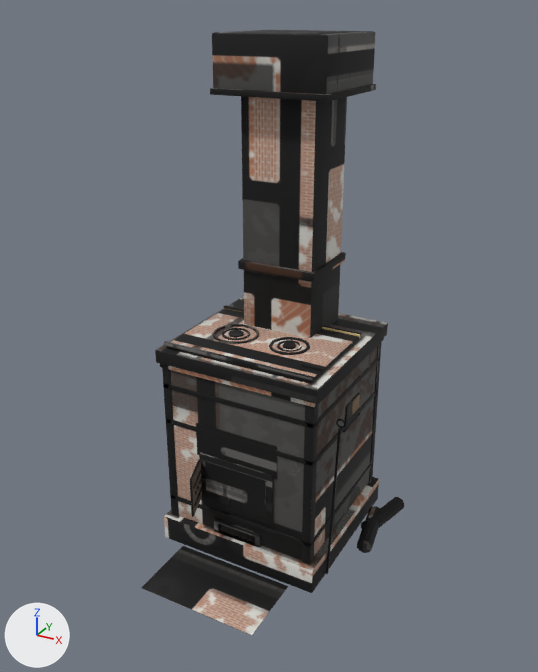
Renders of the glTF model assets/models/kedr/stove_brick.glb from each side of a commit.
One viewpoint serves both versions: a 50 mm camera at (1.8, -3.36, 2.9) aimed at (0.09, -0.25, 1.35). The lights are fixed; the arrows at lower left show +X, +Y and +Z. The first picture is the older version. Vertices at exactly the same position are counted once.

Objects in the first picture: 'stove_brick'.
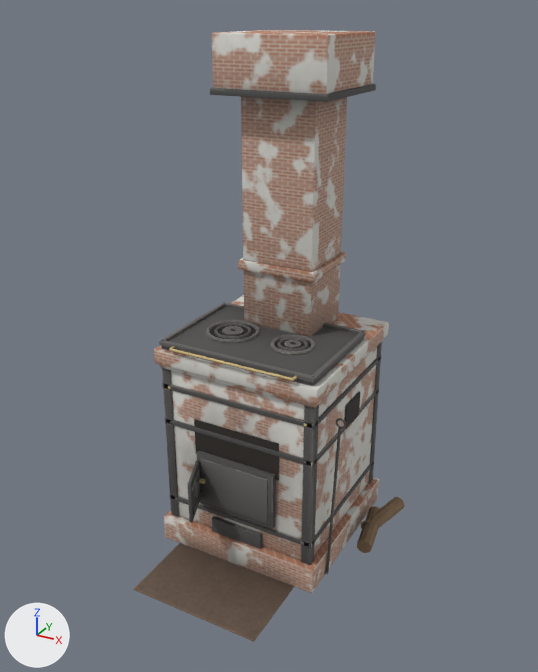
Pixel boxes (x1, y1, x2, y2) of what changed, in the pictures (538 x 672 px; the box of a moved part takes in the faces that stretch with it):
'stove_brick', reshaped
    before: (141, 30, 404, 635)
    after: (133, 30, 404, 642)
part 1 of me_cube, moved or reshaped
    before: (167, 309, 359, 384)
    after: (161, 306, 364, 386)
part 2 of me_cube, moved or reshaped
    before: (164, 341, 314, 381)
    after: (159, 340, 315, 383)
part 3 of me_cube, moved or reshaped
    before: (223, 305, 362, 337)
    after: (224, 302, 366, 334)
part 4 of me_cube, added
    after: (161, 303, 225, 341)
part 5 of me_cube, added
    after: (311, 331, 365, 382)
part 6 of me_cube, moved or reshaped
    before: (199, 453, 274, 525)
    after: (197, 451, 275, 529)
part 7 of me_cube, moved or reshaped
    before: (214, 518, 261, 548)
    after: (201, 459, 268, 523)
part 8 of me_cube, added
    after: (193, 490, 202, 514)
part 9 of me_cube, added
    after: (192, 467, 201, 491)
part 10 of me_cube, added
    after: (194, 482, 199, 498)
part 11 of me_cube, moved or reshaped
    before: (196, 423, 277, 480)
    after: (194, 419, 279, 480)
part 12 of me_cube, added
    after: (212, 517, 262, 549)
part 13 of me_cube, added (brown)
    after: (133, 543, 294, 642)
part 14 of me_cube, added
    after: (169, 346, 292, 380)
part 15 of me_cube, deleted
    before: (141, 546, 288, 635)
part 16 of me_cube, deleted
    before: (228, 330, 244, 338)
part 17 of me_cube, deleted
    before: (301, 363, 324, 371)
part 18 of me_cube, moved or reshaped
    before: (155, 296, 388, 564)
    after: (154, 295, 389, 565)
part 19 of me_cube, moved or reshaped (not visible before)
    after: (210, 84, 376, 102)
part 20 of me_cube, surface changed (lighter)
    both: (160, 30, 404, 593)

The change, as a diff of the scene's bpy script:
```diff
--- a/assets/models/kedr/stove_brick.glb.py
+++ b/assets/models/kedr/stove_brick.glb.py
@@ me_cube @@
-me_cube.from_pydata(...)  # 3334 vertices, 6380 faces; spans x -0.49..0.68, y -0.9..0.49, z 0.0..2.8
+me_cube.from_pydata(...)  # 3534 vertices, 6748 faces; spans x -0.49..0.68, y -0.93..0.49, z 0.0..2.8
+# me_cube part 1: the loose piece of 56 vertices spanning x -0.43..0.43, y -0.44..0.16, z 1.24..1.27 is scaled about its middle by (1.05, 1.07, 1.32)
+# me_cube part 2: the loose piece of 56 vertices spanning x -0.44..0.44, y -0.45..-0.43, z 1.26..1.28 is scaled about its middle by (1.03, 1.29, 1.29), then moved by (0.0, -0.02, 0.01)
+# me_cube part 3: the loose piece of 56 vertices spanning x -0.44..0.44, y 0.15..0.17, z 1.26..1.28 is scaled about its middle by (1.03, 1.29, 1.29), then moved by (0.0, 0.01, 0.01)
+# me_cube part 4: the loose piece of 56 vertices spanning x -0.46..-0.45, y -0.46..0.46, z 1.01..1.03 is copied, and the copy is scaled about its middle by (4.3, 0.7, 0.837), then moved by (0.01, -0.14, 0.26); it spans x -0.46..-0.43, y -0.46..0.18, z 1.26..1.29
+# me_cube part 5: the loose piece of 56 vertices spanning x 0.45..0.46, y -0.46..0.46, z 1.01..1.03 is copied, and the copy is scaled about its middle by (4.3, 0.7, 0.837), then moved by (-0.01, -0.14, 0.26); it spans x 0.43..0.46, y -0.46..0.18, z 1.26..1.29
+# me_cube part 6: the loose piece of 56 vertices spanning x -0.23..0.23, y -0.47..-0.45, z 0.34..0.66 is moved by (0.0, -0.01, 0.0)
+# me_cube part 7: the loose piece of 56 vertices spanning x -0.15..0.15, y -0.46..-0.45, z 0.12..0.25 is scaled about its middle by (1.4, 2.69, 2.18), then moved by (0.0, -0.01, 0.32)
+# me_cube part 8: the loose piece of 56 vertices spanning x -0.22..-0.15, y -0.63..-0.47, z 0.43..0.45 is copied, and the copy is scaled about its middle by (1.28, 1.16, 1.27), then moved by (0.01, -0.02, -0.01); it spans x -0.22..-0.14, y -0.67..-0.48, z 0.42..0.43
+# me_cube part 9: the loose piece of 56 vertices spanning x -0.22..-0.15, y -0.63..-0.47, z 0.55..0.57 is copied, and the copy is scaled about its middle by (1.28, 1.16, 1.27), then moved by (0.01, -0.02, 0.01); it spans x -0.22..-0.14, y -0.67..-0.48, z 0.57..0.58
+# me_cube part 10: the loose piece of 56 vertices spanning x -0.24..-0.16, y -0.65..-0.46, z 0.38..0.62 is copied, and the copy is multiplied about its middle by the matrix ((0.32, 0.023, -0.088), (0.043, 0.248, 0.218), (0.081, -0.221, 0.235)), then moved by (0.02, -0.02, 0.0); it spans x -0.2..-0.16, y -0.62..-0.53, z 0.45..0.55
+# me_cube part 11: the loose piece of 8 vertices spanning x -0.25..0.25, y -0.46..-0.45, z 0.64..0.84 is moved by (0.0, 0.0, 0.01)
+# me_cube part 12: the loose piece of 56 vertices spanning x -0.15..0.15, y -0.46..-0.45, z 0.12..0.25 is copied, and the copy is scaled about its middle by (1.06, 1.52, 1.11); it spans x -0.16..0.16, y -0.47..-0.45, z 0.11..0.25
+# me_cube part 13: the loose piece of 56 vertices spanning x -0.49..0.49, y -0.49..0.49, z 0.0..0.16 is copied, and the copy is scaled about its middle by (0.782, 0.452, 0.0254), then moved by (0.0, -0.71, -0.08); it spans x -0.38..0.38, y -0.93..-0.49, z 0.0..0.01
+# me_cube part 14: a new loose piece of 40 vertices spanning x -0.37..0.36, y -0.51..-0.46, z 1.27..1.28, in mat_stove_brick_baked (picture img_stove_brick)
+# me_cube part 15: the loose piece of 44 vertices spanning x -0.35..0.35, y -0.9..-0.5, z 0.0 is deleted
+# me_cube part 16: the loose piece of 32 vertices spanning x -0.21..-0.13, y -0.19..-0.11, z 1.26..1.28 is deleted
+# me_cube part 17: the loose piece of 12 vertices spanning x 0.32..0.44, y -0.34..-0.32, z 1.27..1.28 is deleted
+# me_cube part 18: 266 vertices moved from x -0.48..0.54, y -0.65..0.48, z 0.04..1.28 to x -0.48..0.54, y -0.69..0.48, z 0.04..1.29; 1457 vertices removed from x -0.48..0.56, y -0.65..0.48, z 0.14..1.28; 1299 vertices added at x -0.49..0.56, y -0.69..0.49, z 0.13..1.29
+# me_cube part 19: 8 vertices removed from x -0.32..0.32, y -0.11..0.49, z 2.52..2.54; 8 vertices added at x -0.32..0.32, y -0.11..0.49, z 2.51..2.55
+# me_cube part 20: 1382 kept faces spanning x -0.49..0.68, y -0.69..0.49, z 0.0..2.8 get new texture (UV) coordinates
+# other edits to the shape of me_cube do not show in these pictures
 me_cube.materials.append(mat_stove_brick_baked)
```
